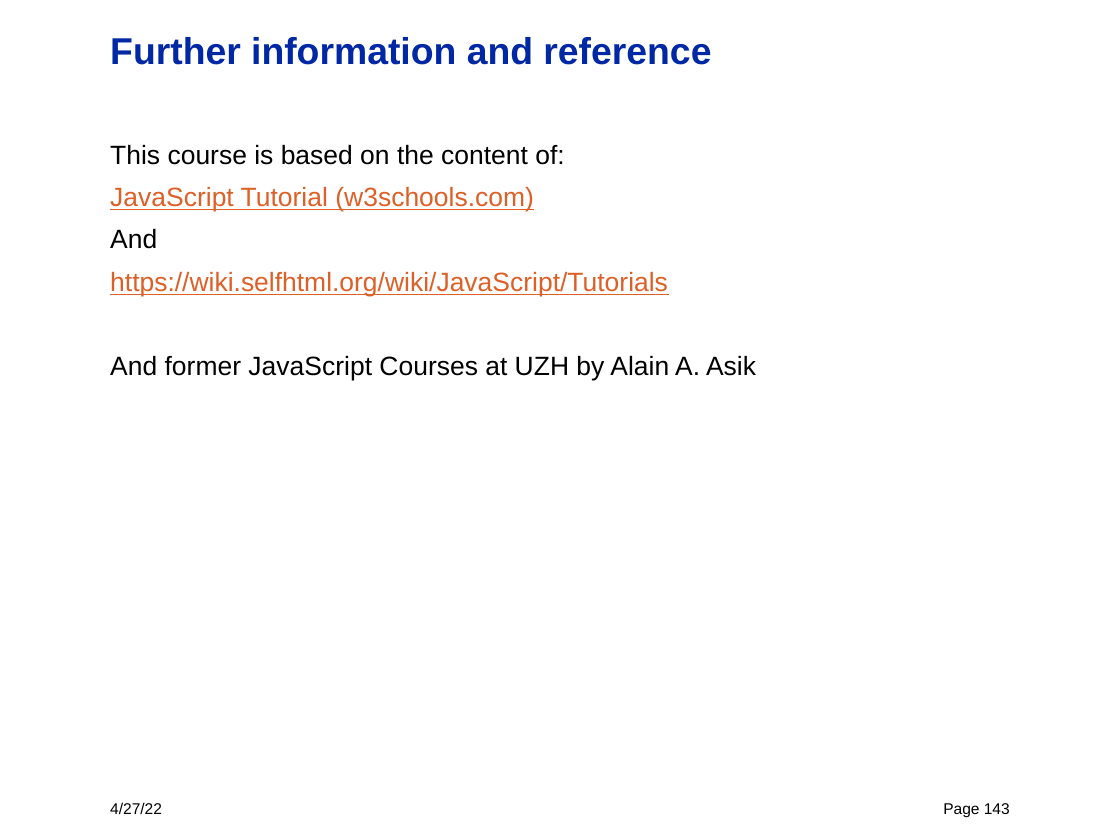
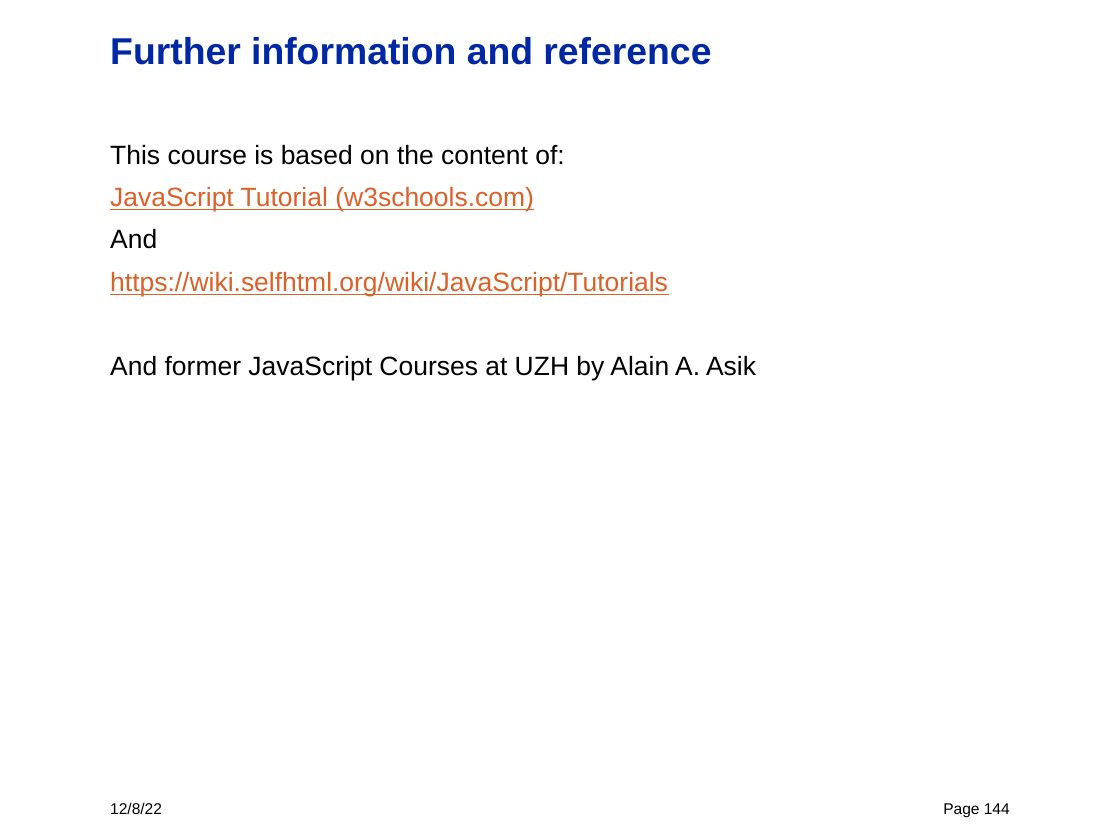
Before and after one commit to dpinezich/ajs_22, a slide deck: slide 144 of presentation/course_2022_javascript_idzuerich_dpinezich.pptx (slide 143 before the commit). Drawn at 1120x840 pixels with LibreOffice and Linux fonts; fonts in the diff are those of the drawing. Boxes give left, top, right and bottom in pixels: in the first picture for what was removed or moved away, otherwise in the second. Text is boxed around its words. In the diff, an @@ line names an element or a change of style, - is before the commit and + after.

```diff
--- a/presentation/course_2022_javascript_idzuerich_dpinezich.pptx
+++ b/presentation/course_2022_javascript_idzuerich_dpinezich.pptx
@@ text at bbox=[110, 802, 162, 814]: text changed @@
-4/27/22
+12/8/22
@@ page number at bbox=[943, 803, 1010, 818]: text changed @@
-Page 143
+Page 144
```
Also in this commit, not shown: 131 other slides changed, 1 slide added, 1 other file.
